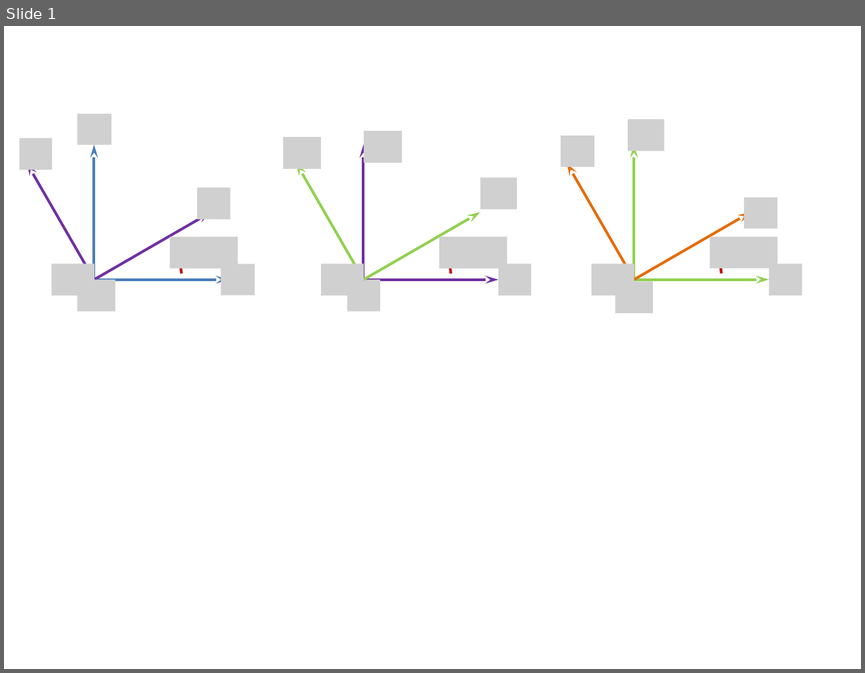
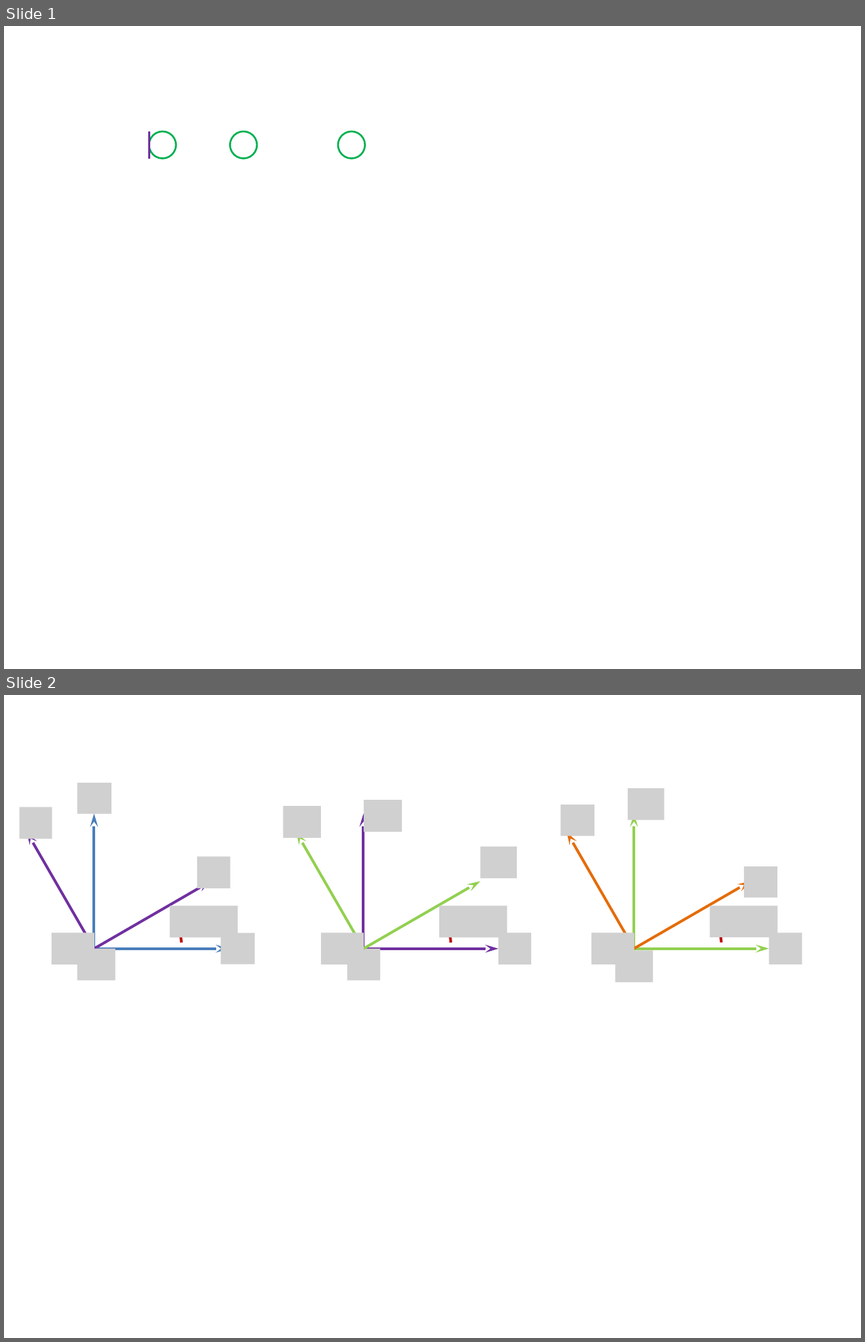
Before and after one commit to xpessoles/03_Etude_Cinematique_Systemes_Solides_Chaine_Energie_Analyser_Modeliser_Resoudre, a slide deck: 02_ModelisationDesSystemesMecaniques/Cours/Word_2014/Figure.pptx. Shown one above the other, each under a label of ours: slide 1 before the commit, slides 1 and 2 after it. The pictures are 865x673 and 865x1342 pixels, drawn with LibreOffice and Linux fonts; fonts in the diff are those of the drawing; grey boxes stand for pictures. Boxes give left, top, right and bottom in pixels: in the first picture for what was removed or moved away, otherwise in the second. Text is boxed around its words. In the diff, an @@ line names an element or a change of style, - is before the commit and + after.

```diff
--- a/02_ModelisationDesSystemesMecaniques/Cours/Word_2014/Figure.pptx
+++ b/02_ModelisationDesSystemesMecaniques/Cours/Word_2014/Figure.pptx
@@ slide 1 added at (x1=4, y1=26, x2=861, y2=669), background #FFFFFF @@
@@ ellipse added at (x1=149, y1=131, x2=175, y2=158), outline #00B050 1.5 pt @@
@@ line added from (149, 131) to (149, 158), #7030A0 1.5 pt @@
@@ ellipse added at (x1=230, y1=131, x2=257, y2=158), outline #00B050 1.5 pt @@
@@ ellipse added at (x1=338, y1=131, x2=364, y2=158), outline #00B050 1.5 pt @@
@@ what was slide 1 is now slide 2 @@
```
Also in this commit, not shown: 1 other file.
